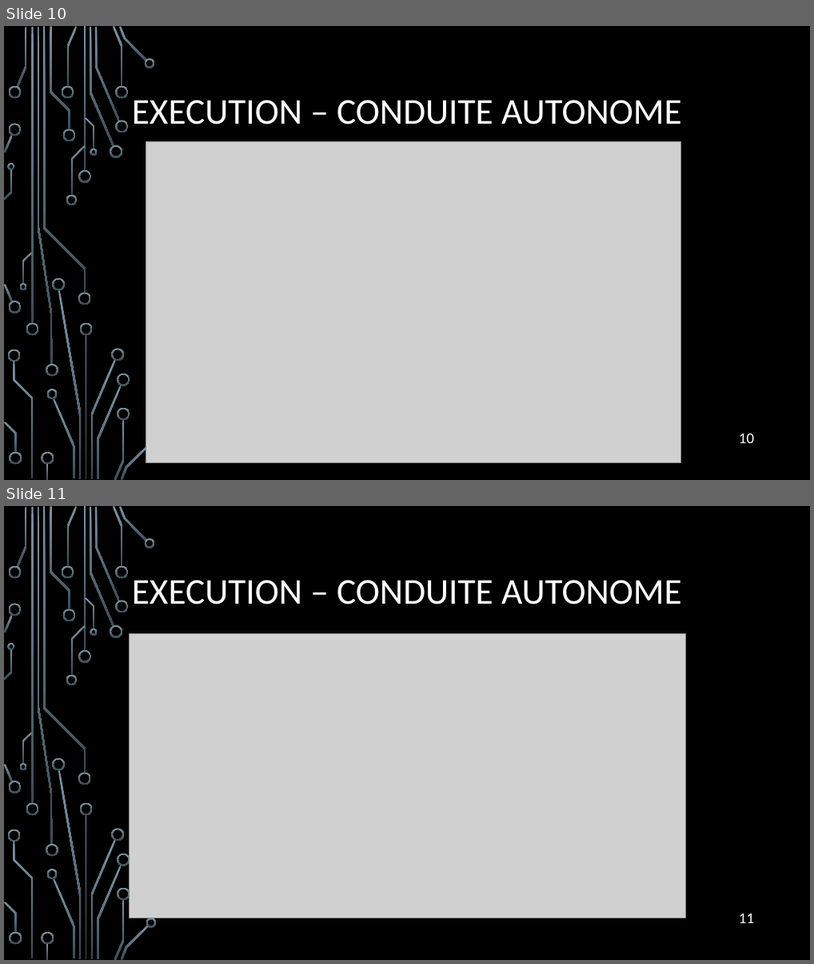
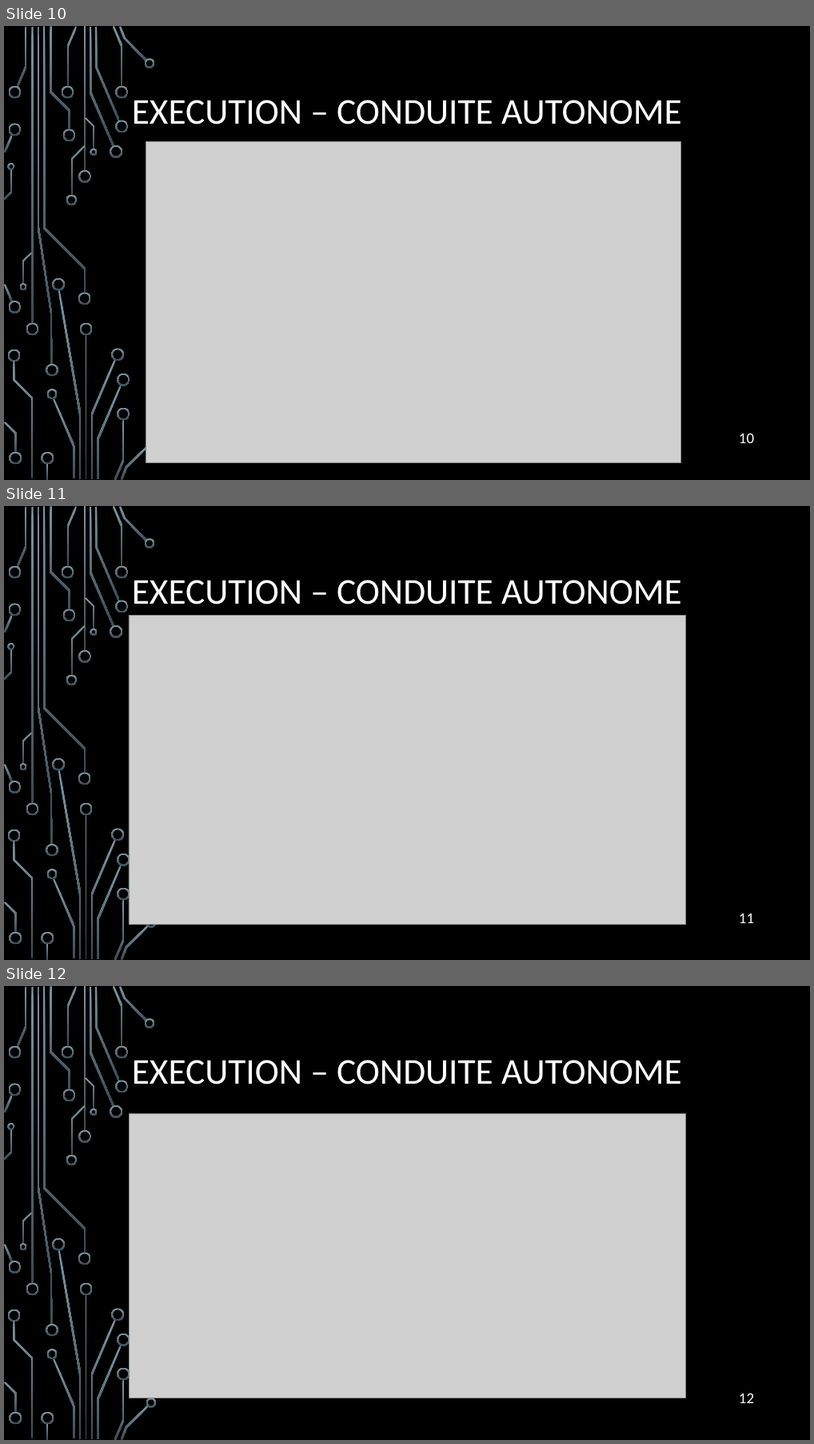
Before and after one commit to yh175/Perceptive-Automotive, a slide deck: docs/Perceptive automotive v2.pptx. Shown one above the other, each under a label of ours: slides 10 and 11 before the commit, slides 10, 11 and 12 after it. The pictures are 814x964 and 814x1444 pixels, drawn with LibreOffice and Linux fonts; fonts in the diff are those of the drawing; grey boxes stand for pictures; background and template pictures are left out. Boxes give left, top, right and bottom in pixels: in the first picture for what was removed or moved away, otherwise in the second. Text is boxed around its words. In the diff, an @@ line names an element or a change of style, - is before the commit and + after.

```diff
--- a/docs/Perceptive automotive v2.pptx
+++ b/docs/Perceptive automotive v2.pptx
@@ slide 11 added at bbox=[4, 506, 810, 960], background picture (left out); not listed: 54 template elements that a slide beside it also shows @@
@@ title added at bbox=[132, 580, 682, 604], 43.2 pt, text #FFFFFF @@
+EXECUTION – CONDUITE AUTONOME
@@ picture added at bbox=[129, 615, 686, 924] @@
@@ page number added at bbox=[739, 912, 754, 923], 18 pt, text #FFFFFF @@
+11
@@ what was slide 11 is now slide 12 @@
@@ page number at bbox=[739, 1392, 754, 1403]: text changed @@
-11
+12
```
Also in this commit, not shown: 1 other slide added.
